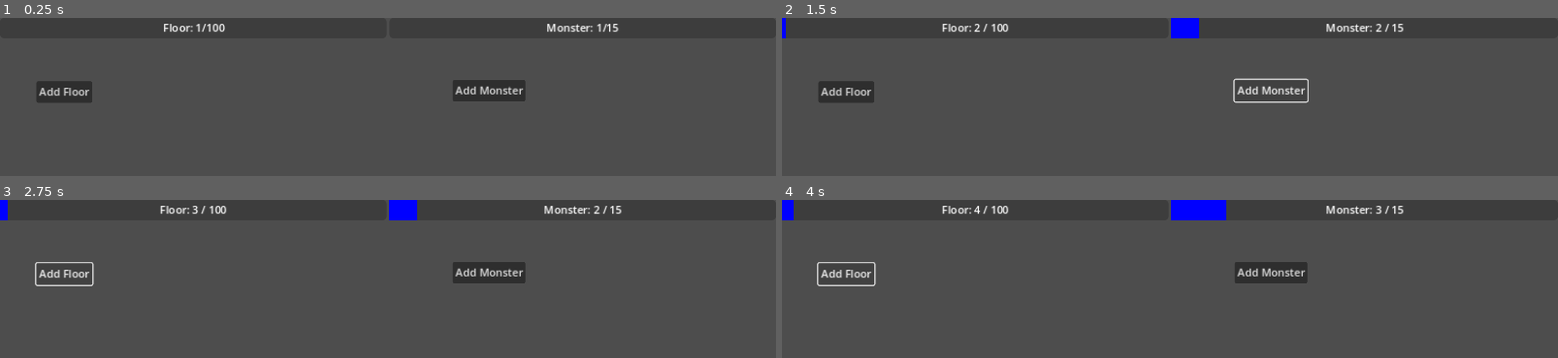
Above: before the commit, frames 1-4 (two rows, left to right).
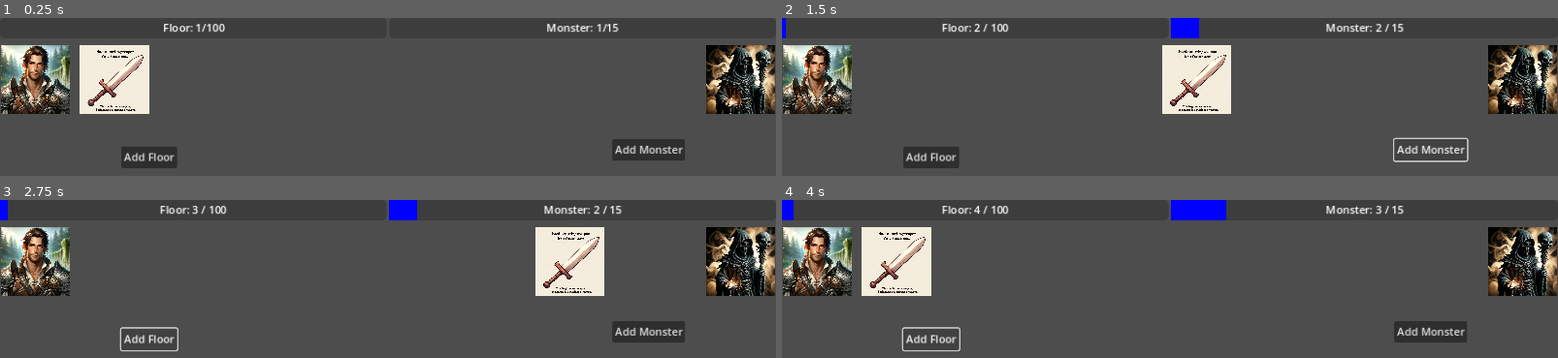
Above: after the commit, the same moments.

Repository: Pepice23/AscendTheTower
Game: Godot game, scene res://scenes/main.tscn
The game is run twice, just before and just after one commit, with the same random seed, the same clock (stepped at 60 frames per second) and the same inputs. The project has no main scene, so this scene is started directly.
Inputs:
- Up to frame 1 (0.25 s): no input
- Up to frame 2 (1.5 s): click "Add Floor" at 0.5 s; click "Add Monster" at 1.25 s
- Up to frame 3 (2.75 s): click "Add Floor" at 2 s
- Up to frame 4 (4 s): click "Add Monster" at 2.75 s; click "Add Floor" at 3.5 s

The runs differ from the first frame. In frame 1, 14% of the frame differs, in the area x 0-100%, y 17-96%; in frame 2, 13%; in frame 3, 14%; in frame 4, 14%.

Commit message:
Update main.tscn

Diff:
--- a/scenes/main.tscn
+++ b/scenes/main.tscn
@@ -1,7 +1,8 @@
-[gd_scene load_steps=3 format=3 uid="uid://oi4sb03ye3f1"]
+[gd_scene load_steps=4 format=3 uid="uid://oi4sb03ye3f1"]
 
 [ext_resource type="Script" path="res://main.gd" id="1_7x64e"]
 [ext_resource type="PackedScene" uid="uid://dkheq8j8am8l3" path="res://scenes/stage_control.tscn" id="2_kgwdb"]
+[ext_resource type="PackedScene" uid="uid://dnpnbkfgqhwe0" path="res://scenes/battle_animation.tscn" id="3_5r4wo"]
 
 [node name="Main" type="Node2D"]
 script = ExtResource("1_7x64e")
@@ -12,18 +13,25 @@
 offset_bottom = 30.0
 
 [node name="Add Floor" type="Button" parent="."]
-offset_left = 54.0
-offset_top = 94.0
-offset_right = 137.0
-offset_bottom = 125.0
+offset_left = 180.0
+offset_top = 191.0
+offset_right = 263.0
+offset_bottom = 222.0
 text = "Add Floor"
 
 [node name="Add Monster" type="Button" parent="."]
-offset_left = 672.0
-offset_top = 92.0
-offset_right = 755.0
-offset_bottom = 123.0
+offset_left = 909.0
+offset_top = 180.0
+offset_right = 1017.0
+offset_bottom = 211.0
 text = "Add Monster"
+
+[node name="Timer" type="Timer" parent="."]
+autostart = true
+
+[node name="BattleAnimation" parent="." instance=ExtResource("3_5r4wo")]
+position = Vector2(0, 40)
 
 [connection signal="pressed" from="Add Floor" to="." method="_on_add_floor_pressed"]
 [connection signal="pressed" from="Add Monster" to="." method="_on_add_monster_pressed"]
+[connection signal="timeout" from="Timer" to="." method="_on_timer_timeout"]
